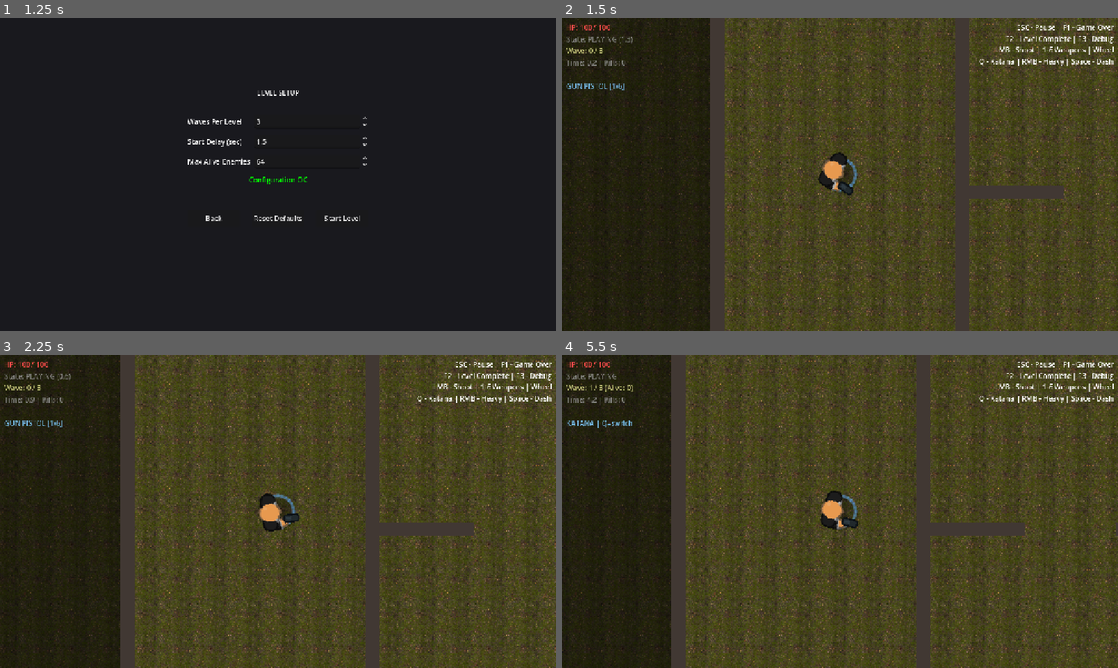
Above: before the commit, frames 1-4 (two rows, left to right).
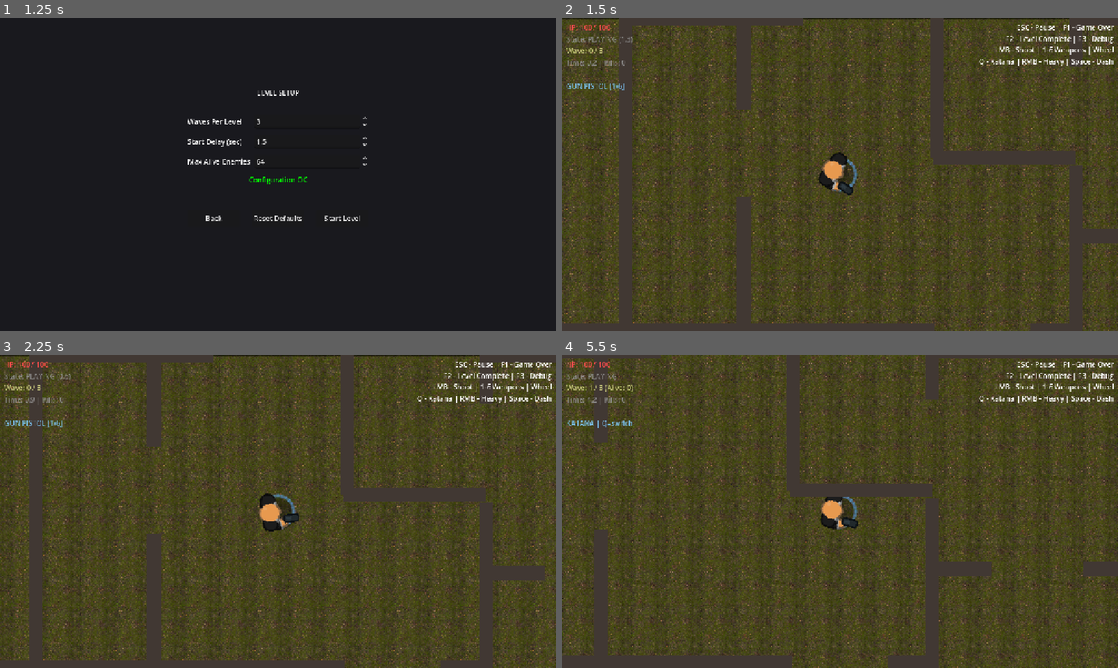
Above: after the commit, the same moments.

Repository: Alex-cat-ui/arena-shooter
Game: Godot game, scene res://scenes/app_root.tscn
Two runs of this game, one before a commit and one after it. Both use one fixed random seed, a clock stepped at 60 frames per second and the inputs below.
Inputs (mouse positions are in pixels of both pictures, inside the frame that each line leads up to):
- Up to frame 1 (1.25 s): click "New Game" at 0.5 s
- Up to frame 2 (1.5 s): click "Start Level" at 1.25 s
- Up to frame 3 (2.25 s): tap Enter at 2 s; move the mouse to (400, 495) at 2.02 s; hold D (move_right) from 2.03 s (still down); tap Space (katana_dash) at 2.1 s
- Up to frame 4 (5.5 s): move the mouse to (728, 527) at 2.77 s; release D (move_right) at 2.78 s; hold S (move_down) 2.78-3.53 s; right-click (728, 527) at 2.85 s; move the mouse to (895, 442) at 3.52 s; hold D (move_right) 3.53-4.28 s; click (895, 442) at 3.6 s; move the mouse to (812, 574) at 4.27 s; hold W (move_up) 4.28-5.03 s; tap Q (katana_toggle) at 4.35 s; move the mouse to (1006, 558) at 5.02 s; hold A (move_left) from 5.03 s (still down); tap Mouse wheel up (weapon_next) at 5.1 s

Frame 1 is identical in both runs. In frame 2, 44% of the frame differs, in the area x 0-100%, y 0-100%; in frame 3, 40%; in frame 4, 38%.

Commit message:
layout: add walkability and main-path rhythm validation

Diff:
--- a/src/systems/procedural_layout.gd
+++ b/src/systems/procedural_layout.gd
@@ -56,6 +56,10 @@
 const HM_CORRIDOR_SOFT_MAX_LEN_FRAC := 0.48
 const HM_CORRIDOR_HARD_MAX_LEN_FRAC := 0.72
 const INTERIOR_BLOCKER_CHANCE := 0.45
+const WALK_GRID_CELL := 16.0
+const MAX_UNREACHABLE_WALK_CELLS := 6
+const MIN_MAIN_PATH_TURNS := 1
+const MAX_MAIN_PATH_STRAIGHT_RUN := 4
 var _l_room_ids: Array = []
 var _l_room_notches: Array = []  # [{room_id:int, notch_rect:Rect2, corner:String}]
 var _perimeter_notches: Array = []  # [{room_id:int, notch_rect:Rect2, side:String}]
@@ -64,6 +68,10 @@
 var _complex_shape_wall_segs: Array = []
 var _interior_blocker_segs: Array = []
 var _entry_gate: Rect2 = Rect2()
+var walk_unreachable_cells_stat: int = 0
+var main_path_turns_stat: int = 0
+var main_path_edges_stat: int = 0
+var main_path_straight_run_stat: int = 0
 
 ## Composition enforcement (Part 4)
 var _protected_doors: Array = []  # [{a:int, b:int}] normalized (a<b)
@@ -105,13 +113,14 @@
 		for vr: Rect2 in layout.void_rects:
 			void_area_pct += vr.get_area()
 		void_area_pct = void_area_pct / maxf(arena_area, 1.0) * 100.0
-		print("[ProceduralLayout] OK seed=%d arena=%.0fx%.0f rooms=%d corridors=%d doors=%d big=%d avg_deg=%.1f max_doors=%d loops=%d isolated=%d corr_leaves=%d mode=%s hubs=%d voids=%d void%%=%.1f l_rooms=%d blockers=%d gate=%s" % [
+		print("[ProceduralLayout] OK seed=%d arena=%.0fx%.0f rooms=%d corridors=%d doors=%d big=%d avg_deg=%.1f max_doors=%d loops=%d isolated=%d corr_leaves=%d mode=%s hubs=%d voids=%d void%%=%.1f l_rooms=%d blockers=%d turns=%d straight=%d uwalk=%d gate=%s" % [
 			layout.layout_seed, layout._arena.size.x, layout._arena.size.y,
 			layout.rooms.size(), layout.corridors.size(),
 			layout.doors.size(), layout.big_rooms_count,
 			layout.avg_degree, layout.max_doors_stat, layout.extra_loops, layout.isolated_fixed,
 			layout._logical_corr_count, layout.layout_mode_name, layout._hub_ids.size(),
 			layout._void_ids.size(), void_area_pct, layout._l_room_ids.size(), layout._interior_blocker_segs.size(),
+			layout.main_path_turns_stat, layout.main_path_straight_run_stat, layout.walk_unreachable_cells_stat,
 			str(layout._entry_gate != Rect2())])
 	else:
 		push_warning("[ProceduralLayout] FAILED after %d attempts" % MAX_GENERATION_ATTEMPTS)
@@ -148,6 +157,10 @@
 	_complex_shape_wall_segs.clear()
 	_interior_blocker_segs.clear()
 	_entry_gate = Rect2()
+	walk_unreachable_cells_stat = 0
+	main_path_turns_stat = 0
+	main_path_edges_stat = 0
+	main_path_straight_run_stat = 0
 	_protected_doors.clear()
 	_composition_ok = true
 	_layout_mode = 0
@@ -992,6 +1005,16 @@
 	return score
 
 
+func _door_bend_bonus(a: int, b: int, split_type: String) -> float:
+	if a < 0 or b < 0 or a >= rooms.size() or b >= rooms.size():
+		return 0.0
+	var ca := rooms[a]["center"] as Vector2
+	var cb := rooms[b]["center"] as Vector2
+	if split_type == "V":
+		return absf(ca.y - cb.y)
+	return absf(ca.x - cb.x)
+
+
 func _max_doors_for_room(room_id: int) -> int:
 	if room_id in _hub_ids:
 		return 3
@@ -2038,10 +2061,18 @@
 			var cj: Vector2 = rooms[ri]["center"]
 			pairs.append({"a": int(li), "b": int(ri), "dist": ci.distance_to(cj)})
 	pairs.sort_custom(func(x, y):
-		var px := _door_pair_priority(int(x["a"]), int(x["b"]))
-		var py := _door_pair_priority(int(y["a"]), int(y["b"]))
-		if absf(px - py) > 0.1:
-			return px > py
+		var ax := int(x["a"])
+		var bx := int(x["b"])
+		var ay := int(y["a"])
+		var by := int(y["b"])
+		var px := _door_pair_priority(ax, bx)
+		var py := _door_pair_priority(ay, by)
+		var bend_x := _door_bend_bonus(ax, bx, split_type)
+		var bend_y := _door_bend_bonus(ay, by, split_type)
+		var sx := px + bend_x * 0.45
+		var sy := py + bend_y * 0.45
+		if absf(sx - sy) > 0.1:
+			return sx > sy
 		return float(x["dist"]) < float(y["dist"]))
 
 	# Part 7: up to 2 doors per split
@@ -2091,7 +2122,9 @@
 		if dy1 - dy0 < dmin:
 			return Rect2()
 		var door_len := clampf(randf_range(dmin, dmax), dmin, dy1 - dy0)
-		var center := (dy0 + dy1) * 0.5 + randf_range(-0.2, 0.2) * (dy1 - dy0)
+		var center := (dy0 + dy1) * 0.5 + randf_range(-0.35, 0.35) * (dy1 - dy0)
+		var asym_seed := float(((a * 92821 + b * 68917) % 11) - 5) / 5.0
+		center += asym_seed * 0.12 * (dy1 - dy0)
 		var dy := clampf(center - door_len * 0.5, dy0, dy1 - door_len)
 		return Rect2(split_pos - wall_t * 0.5, dy, wall_t, door_len)
 	else:
@@ -2103,7 +2136,9 @@
 		if dx1 - dx0 < dmin:
 			return Rect2()
 		var door_len := clampf(randf_range(dmin, dmax), dmin, dx1 - dx0)
-		var center := (dx0 + dx1) * 0.5 + randf_range(-0.2, 0.2) * (dx1 - dx0)
+		var center := (dx0 + dx1) * 0.5 + randf_range(-0.35, 0.35) * (dx1 - dx0)
+		var asym_seed := float(((a * 68917 + b * 92821) % 11) - 5) / 5.0
+		center += asym_seed * 0.12 * (dx1 - dx0)
 		var dx := clampf(center - door_len * 0.5, dx0, dx1 - door_len)
 		return Rect2(dx, split_pos - wall_t * 0.5, door_len, wall_t)
 
@@ -2586,8 +2621,18 @@
 				if not seg.is_empty():
 					var ci: Vector2 = rooms[i]["center"]
 					var cj: Vector2 = rooms[int(j)]["center"]
-					cand_j.append({"j": int(j), "dist": ci.distance_to(cj), "seg": seg})
-			cand_j.sort_custom(func(a, b): return float(a["dist"]) < float(b["dist"]))
+					cand_j.append({
+						"j": int(j),
+						"dist": ci.distance_to(cj),
+						"bend": _door_bend_bonus(i, int(j), seg["type"] as String),
+						"seg": seg,
+					})
+			cand_j.sort_custom(func(a, b):
+				var sa := float(a["bend"]) * 0.35 - float(a["dist"])
+				var sb := float(b["bend"]) * 0.35 - float(b["dist"])
+				if absf(sa - sb) > 0.1:
+					return sa > sb
+				return float(a["dist"]) < float(b["dist"]))
 
 			var repaired := false
 			for cj in cand_j:
@@ -2643,6 +2688,350 @@
 	return false
 
 
+func _compute_cut_wall_segments_for_validation() -> Array:
+	# Mirrors wall topology assembly from _build_walls, but returns segments only.
+	var wall_t: float = GameConfig.wall_thickness if GameConfig else 16.0
+	var base_segs: Array = []
+
+	var ax := _arena.position.x
+	var ay := _arena.position.y
+	var ax1 := _arena.end.x
+	var ay1 := _arena.end.y
+
+	for i in range(rooms.size()):
+		if i in _void_ids:
+			continue
+		for rr in rooms[i]["rects"]:
+			var r := rr as Rect2
+			if absf(r.position.y - ay) < 1.0:
+				base_segs.append({"type": "H", "pos": ay, "t0": r.position.x, "t1": r.end.x})
+			if absf(r.end.y - ay1) < 1.0:
+				base_segs.append({"type": "H", "pos": ay1, "t0": r.position.x, "t1": r.end.x})
+			if absf(r.position.x - ax) < 1.0:
+				base_segs.append({"type": "V", "pos": ax, "t0": r.position.y, "t1": r.end.y})
+			if absf(r.end.x - ax1) < 1.0:
+				base_segs.append({"type": "V", "pos": ax1, "t0": r.position.y, "t1": r.end.y})
+
+	for ss in _split_segs:
+		var left_ids: Array = ss["left_ids"]
+		var right_ids: Array = ss["right_ids"]
+		var all_left_void := true
+		for lid in left_ids:
+			if int(lid) not in _void_ids:
+				all_left_void = false
+				break
+		var all_right_void := true
+		for rid in right_ids:
+			if int(rid) not in _void_ids:
+				all_right_void = false
+				break
+		if all_left_void and all_right_void:
+			continue
+		base_segs.append({
+			"type": ss["type"],
+			"pos": float(ss["pos"]),
+			"t0": float(ss["t0"]),
+			"t1": float(ss["t1"]),
+		})
+
+	for notch_data in _l_room_notches:
+		var notch: Rect2 = notch_data["notch_rect"] as Rect2
+		var corner: String = notch_data["corner"] as String
+		match corner:
+			"NE":
+				base_segs.append({"type": "V", "pos": notch.position.x, "t0": notch.position.y, "t1": notch.end.y})
+				base_segs.append({"type": "H", "pos": notch.end.y, "t0": notch.position.x, "t1": notch.end.x})
+			"NW":
+				base_segs.append({"type": "V", "pos": notch.end.x, "t0": notch.position.y, "t1": notch.end.y})
+				base_segs.append({"type": "H", "pos": notch.end.y, "t0": notch.position.x, "t1": notch.end.x})
+			"SE":
+				base_segs.append({"type": "V", "pos": notch.position.x, "t0": notch.position.y, "t1": notch.end.y})
+				base_segs.append({"type": "H", "pos": notch.position.y, "t0": notch.position.x, "t1": notch.end.x})
+			"SW":
+				base_segs.append({"type": "V", "pos": notch.end.x, "t0": notch.position.y, "t1": notch.end.y})
+				base_segs.append({"type": "H", "pos": notch.position.y, "t0": notch.position.x, "t1": notch.end.x})
+
+	for notch_data in _perimeter_notches:
+		var notch: Rect2 = notch_data["notch_rect"] as Rect2
+		var side: String = notch_data["side"] as String
+		match side:
+			"TOP":
+				base_segs.append({"type": "V", "pos": notch.position.x, "t0": notch.position.y, "t1": notch.end.y})
+				base_segs.append({"type": "V", "pos": notch.end.x, "t0": notch.position.y, "t1": notch.end.y})
+				base_segs.append({"type": "H", "pos": notch.end.y, "t0": notch.position.x, "t1": notch.end.x})
+			"BOTTOM":
+				base_segs.append({"type": "V", "pos": notch.position.x, "t0": notch.position.y, "t1": notch.end.y})
+				base_segs.append({"type": "V", "pos": notch.end.x, "t0": notch.position.y, "t1": notch.end.y})
+				base_segs.append({"type": "H", "pos": notch.position.y, "t0": notch.position.x, "t1": notch.end.x})
+			"LEFT":
+				base_segs.append({"type": "H", "pos": notch.position.y, "t0": notch.position.x, "t1": notch.end.x})
+				base_segs.append({"type": "H", "pos": notch.end.y, "t0": notch.position.x, "t1": notch.end.x})
+				base_segs.append({"type": "V", "pos": notch.end.x, "t0": notch.position.y, "t1": notch.end.y})
+			"RIGHT":
+				base_segs.append({"type": "H", "pos": notch.position.y, "t0": notch.position.x, "t1": notch.end.x})
+				base_segs.append({"type": "H", "pos": notch.end.y, "t0": notch.position.x, "t1": notch.end.x})
+				base_segs.append({"type": "V", "pos": notch.position.x, "t0": notch.position.y, "t1": notch.end.y})
+
+	for seg in _complex_shape_wall_segs:
+		base_segs.append(seg)
+	for seg in _interior_blocker_segs:
+		base_segs.append(seg)
+
+	base_segs = _merge_collinear_segments(base_segs)
+	var all_door_rects: Array = doors.duplicate()
+	if _entry_gate != Rect2():
+		all_door_rects.append(_entry_gate)
+	return _cut_doors_from_segments(base_segs, all_door_rects, wall_t)
+
+
+func _find_nearest_walk_cell(mask: Array, cols: int, rows: int, sx: int, sy: int) -> Vector2i:
+	var x0 := clampi(sx, 0, cols - 1)
+	var y0 := clampi(sy, 0, rows - 1)
+	if bool(mask[y0][x0]):
+		return Vector2i(x0, y0)
+
+	var max_r := maxi(cols, rows)
+	for r in range(1, max_r):
+		var y_min := maxi(0, y0 - r)
+		var y_max := mini(rows - 1, y0 + r)
+		for yy in range(y_min, y_max + 1):
+			var x_min := maxi(0, x0 - r)
+			var x_max := mini(cols - 1, x0 + r)
+			for xx in range(x_min, x_max + 1):
+				if absi(xx - x0) != r and absi(yy - y0) != r:
+					continue
+				if bool(mask[yy][xx]):
+					return Vector2i(xx, yy)
+	return Vector2i(-1, -1)
+
+
+func _analyze_walkability() -> Dictionary:
+	var analysis := {
+		"ok": false,
+		"walkable_cells": 0,
+		"unreachable_cells": 0,
+	}
+	var solid_rects: Array = []
+	for i in range(rooms.size()):
+		if i in _void_ids:
+			continue
+		for rect in (rooms[i]["rects"] as Array):
+			solid_rects.append(rect as Rect2)
+	if solid_rects.is_empty():
+		return analysis
+
+	var wall_t: float = GameConfig.wall_thickness if GameConfig else 16.0
+	var wall_rects: Array = []
+	var wall_segs := _compute_cut_wall_segments_for_validation()
+	for seg in wall_segs:
+		var seg_type: String = seg["type"] as String
+		var seg_pos: float = float(seg["pos"])
+		var seg_t0: float = float(seg["t0"])
+		var seg_t1: float = float(seg["t1"])
+		var seg_len := seg_t1 - seg_t0
+		if seg_len <= 1.0:
+			continue
+		if seg_type == "H":
+			wall_rects.append(Rect2(seg_t0 - 2.0, seg_pos - wall_t * 0.5, seg_len + 4.0, wall_t))
+		else:
+			wall_rects.append(Rect2(seg_pos - wall_t * 0.5, seg_t0 - 2.0, wall_t, seg_len + 4.0))
+
+	var cell := WALK_GRID_CELL
+	var cols := maxi(int(ceilf(_arena.size.x / cell)), 1)
+	var rows := maxi(int(ceilf(_arena.size.y / cell)), 1)
+	var walk_mask: Array = []
+	var walkable_cells := 0
+
+	for y in range(rows):
+		var row: Array = []
+		for x in range(cols):
+			var p := _arena.position + Vector2((float(x) + 0.5) * cell, (float(y) + 0.5) * cell)
+			var in_solid := false
+			for rr in solid_rects:
+				if (rr as Rect2).has_point(p):
+					in_solid = true
+					break
+			if not in_solid:
+				row.append(false)
+				continue
+			var blocked := false
+			for wr in wall_rects:
+				if (wr as Rect2).has_point(p):
+					blocked = true
+					break
+			row.append(not blocked)
+			if not blocked:
+				walkable_cells += 1
+		walk_mask.append(row)
+
+	analysis["walkable_cells"] = walkable_cells
+	if walkable_cells <= 0:
+		return analysis
+
+	var sx := int(floor((player_spawn_pos.x - _arena.position.x) / cell))
+	var sy := int(floor((player_spawn_pos.y - _arena.position.y) / cell))
+	var start := _find_nearest_walk_cell(walk_mask, cols, rows, sx, sy)
+	if start.x < 0:
+		return analysis
+
+	var visited: Dictionary = {}
+	var queue: Array = [start]
+	visited[start.y * cols + start.x] = true
+	var dirs := [Vector2i(1, 0), Vector2i(-1, 0), Vector2i(0, 1), Vector2i(0, -1)]
+
+	while queue.size() > 0:
+		var cur: Vector2i = queue.pop_front()
+		for d: Vector2i in dirs:
+			var nx: int = cur.x + d.x
+			var ny: int = cur.y + d.y
+			if nx < 0 or ny < 0 or nx >= cols or ny >= rows:
+				continue
+			if not bool(walk_mask[ny][nx]):
+				continue
+			var key: int = ny * cols + nx
+			if visited.has(key):
+				continue
+			visited[key] = true
+			queue.append(Vector2i(nx, ny))
+
+	var unreachable := 0
+	for y in range(rows):
+		for x in range(cols):
+			if not bool(walk_mask[y][x]):
+				continue
+			var key := y * cols + x
+			if not visited.has(key):
+				unreachable += 1
+
+	analysis["unreachable_cells"] = unreachable
+	analysis["ok"] = unreachable <= MAX_UNREACHABLE_WALK_CELLS
+	return analysis
+
+
+func _compute_main_path_info() -> Dictionary:
+	var info := {
+		"ok": true,
+		"edges": 0,
+		"turns": 0,
+		"max_straight_run": 0,
+	}
+	if rooms.is_empty():
+		return info
+
+	var start := player_room_id
+	if start < 0 or start >= rooms.size() or start in _void_ids:
+		start = -1
+		for i in range(rooms.size()):
+			if i not in _void_ids:
+				start = i
+				break
+	if start < 0:
+		return info
+
+	var dist: Dictionary = {}
+	var parent: Dictionary = {}
+	var queue: Array = [start]
+	dist[start] = 0
+	parent[start] = -1
+
+	while queue.size() > 0:
+		var cur: int = queue.pop_front()
+		if not _door_adj.has(cur):
+			continue
+		for n in (_door_adj[cur] as Array):
+			var ni := int(n)
+			if ni in _void_ids:
+				continue
+			if dist.has(ni):
+				continue
+			dist[ni] = int(dist[cur]) + 1
+			parent[ni] = cur
+			queue.append(ni)
+
+	if dist.size() <= 1:
+		return info
+
+	var target := start
+	var best_dist := -1
+	var best_geo := -1.0
+	for k in dist.keys():
+		var rid := int(k)
+		var d := int(dist[rid])
+		if d > best_dist:
+			best_dist = d
+			best_geo = (rooms[rid]["center"] as Vector2).distance_to(rooms[start]["center"] as Vector2)
+			target = rid
+		elif d == best_dist:
+			var geo := (rooms[rid]["center"] as Vector2).distance_to(rooms[start]["center"] as Vector2)
+			if geo > best_geo:
+				best_geo = geo
+				target = rid
+
+	if best_dist <= 0:
+		return info
+
+	var path: Array = []
+	var cur := target
+	while cur >= 0:
+		path.push_front(cur)
+		if cur == start:
+			break
+		cur = int(parent.get(cur, -1))
+	if path.size() < 2:
+		return info
+
+	var edges := path.size() - 1
+	info["edges"] = edges
+	if edges < 2:
+		return info
+
+	var turns := 0
+	var straight_run := 1
+	var max_straight_run := 1
+	for i in range(1, path.size() - 1):
+		var c0 := rooms[int(path[i - 1])]["center"] as Vector2
+		var c1 := rooms[int(path[i])]["center"] as Vector2
+		var c2 := rooms[int(path[i + 1])]["center"] as Vector2
+		var v1 := c1 - c0
+		var v2 := c2 - c1
+		if v1.length() < 0.001 or v2.length() < 0.001:
+			continue
+		var dot := v1.normalized().dot(v2.normalized())
+		if dot <= 0.90:
+			turns += 1
+			straight_run = 1
+		elif dot >= 0.97:
+			straight_run += 1
+			max_straight_run = maxi(max_straight_run, straight_run)
+		else:
+			straight_run = 1
+
+	info["turns"] = turns
+	info["max_straight_run"] = max_straight_run
+
+	var too_linear := false
+	if edges >= 4 and turns < MIN_MAIN_PATH_TURNS:
+		too_linear = true
+	if max_straight_run > MAX_MAIN_PATH_STRAIGHT_RUN:
+		too_linear = true
+	info["ok"] = not too_linear
+	return info
+
+
+func _validate_main_path_rhythm() -> bool:
+	var info := _compute_main_path_info()
+	main_path_edges_stat = int(info["edges"])
+	main_path_turns_stat = int(info["turns"])
+	main_path_straight_run_stat = int(info["max_straight_run"])
+	return bool(info["ok"])
+
+
+func _validate_walkability() -> bool:
+	var analysis := _analyze_walkability()
+	walk_unreachable_cells_stat = int(analysis["unreachable_cells"])
+	return bool(analysis["ok"])
+
+
 ## ============================================================================
 ## VALIDATION (Part 8: Hotline composition checks)
 ## ============================================================================
@@ -2832,6 +3221,12 @@
 			has_diverse = true
 			break
 	if not has_diverse and solid_ids.size() >= 6:
+		return false
+
+	if not _validate_main_path_rhythm():
+		return false
+
+	if not _validate_walkability():
 		return false
 
 	return true
--- a/tests/test_layout_visual_regression.gd
+++ b/tests/test_layout_visual_regression.gd
@@ -7,6 +7,9 @@
 const ARENA := Rect2(-1100, -1100, 2200, 2200)
 const MAX_AVG_OPEN_OVERSIZED := 2.20
 const MIN_AVG_BLOCKERS := 0.35
+const MAX_LINEAR_PATH_FAILS := 0
+const MAX_WALKABILITY_FAILS := 0
+const MAX_UNREACHABLE_CELLS_PER_LAYOUT := 6
 
 
 func _ready() -> void:
@@ -31,6 +34,12 @@
 	var total_bad_edge_corridors := 0
 	var total_open_oversized := 0
 	var total_blockers := 0
+	var linear_path_failures := 0
+	var walkability_failures := 0
+	var total_unreachable_cells := 0
+	var total_main_path_turns := 0
+	var total_main_path_edges := 0
+	var total_main_path_straight := 0
 
 	for s in range(1, SEED_COUNT + 1):
 		for child in walls_node.get_children():
@@ -43,6 +52,16 @@
 			continue
 
 		total_blockers += layout._interior_blocker_segs.size()
+		total_unreachable_cells += layout.walk_unreachable_cells_stat
+		total_main_path_turns += layout.main_path_turns_stat
+		total_main_path_edges += layout.main_path_edges_stat
+		total_main_path_straight += layout.main_path_straight_run_stat
+		if layout.walk_unreachable_cells_stat > MAX_UNREACHABLE_CELLS_PER_LAYOUT:
+			walkability_failures += 1
+		if layout.main_path_edges_stat >= 4 and layout.main_path_turns_stat < 1:
+			linear_path_failures += 1
+		if layout.main_path_straight_run_stat > 4:
+			linear_path_failures += 1
 
 		for i in range(layout.rooms.size()):
 			if i in layout._void_ids:
@@ -74,6 +93,9 @@
 
 	var avg_open_oversized := float(total_open_oversized) / maxf(float(SEED_COUNT), 1.0)
 	var avg_blockers := float(total_blockers) / maxf(float(SEED_COUNT), 1.0)
+	var avg_unreachable := float(total_unreachable_cells) / maxf(float(SEED_COUNT), 1.0)
+	var avg_turns := float(total_main_path_turns) / maxf(float(SEED_COUNT), 1.0)
+	var avg_straight_run := float(total_main_path_straight) / maxf(float(SEED_COUNT), 1.0)
 
 	print("\n" + "-".repeat(68))
 	print("Visual metrics")
@@ -82,6 +104,11 @@
 	print("  total bad edge corridors:   %d" % total_bad_edge_corridors)
 	print("  avg open oversized rooms:   %.2f (target <= %.2f)" % [avg_open_oversized, MAX_AVG_OPEN_OVERSIZED])
 	print("  avg blockers per layout:    %.2f (target >= %.2f)" % [avg_blockers, MIN_AVG_BLOCKERS])
+	print("  linear path failures:       %d (target <= %d)" % [linear_path_failures, MAX_LINEAR_PATH_FAILS])
+	print("  walkability failures:       %d (target <= %d)" % [walkability_failures, MAX_WALKABILITY_FAILS])
+	print("  avg unreachable cells:      %.2f" % avg_unreachable)
+	print("  avg main path turns:        %.2f" % avg_turns)
+	print("  avg main straight run:      %.2f" % avg_straight_run)
 	print("-".repeat(68))
 
 	var is_pass := true
@@ -95,6 +122,10 @@
 		is_pass = false
 	if avg_blockers < MIN_AVG_BLOCKERS:
 		is_pass = false
+	if linear_path_failures > MAX_LINEAR_PATH_FAILS:
+		is_pass = false
+	if walkability_failures > MAX_WALKABILITY_FAILS:
+		is_pass = false
 
 	print("RESULT: %s" % ("PASS" if is_pass else "FAIL"))
 	print("=".repeat(68))
